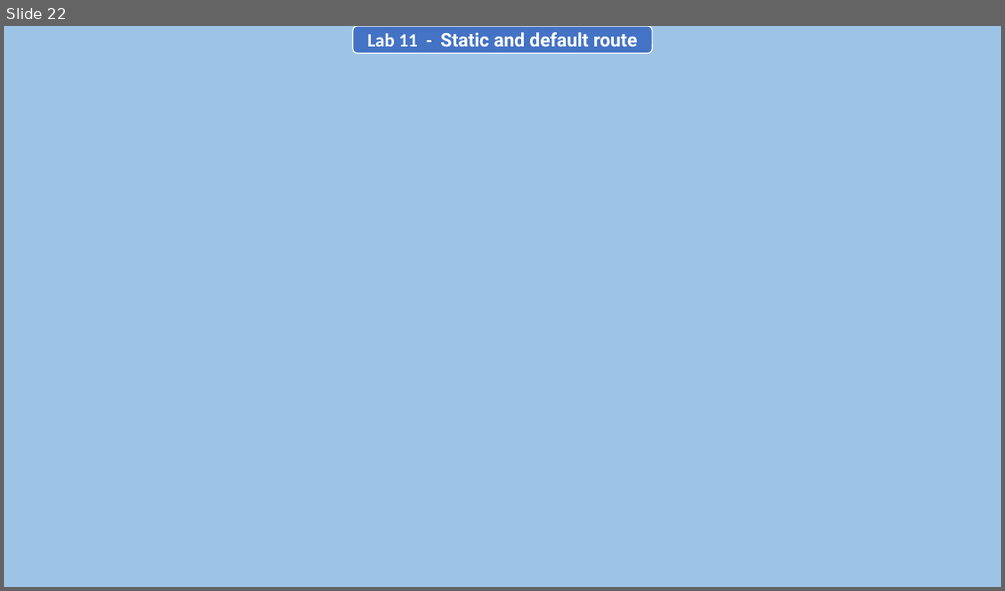
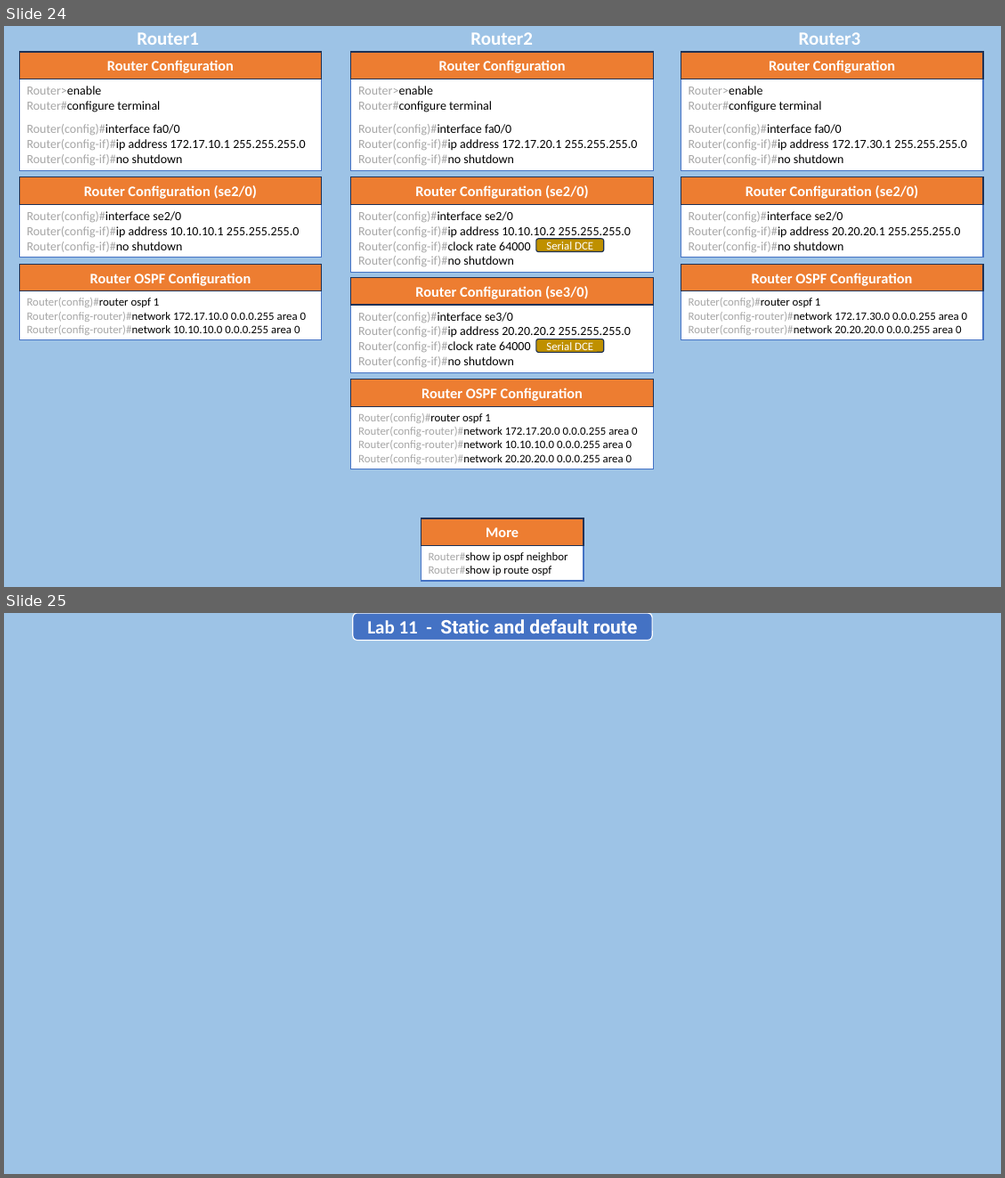
Before and after one commit to AntorPi314/MySave, a slide deck: Lab/Networking Lab/Final Assignment/Networking Lab (Final).pptx. Shown one above the other, each under a label of ours: slide 22 before the commit, slides 24 and 25 after it. The pictures are 1005x591 and 1005x1178 pixels, drawn with LibreOffice and Linux fonts; fonts in the diff are those of the drawing. Boxes give left, top, right and bottom in pixels: in the first picture for what was removed or moved away, otherwise in the second. Text is boxed around its words. In the diff, an @@ line names an element or a change of style, - is before the commit and + after.

Commit message:
networking lab upto 10

```diff
--- a/Lab/Networking Lab/Final Assignment/Networking Lab (Final).pptx
+++ b/Lab/Networking Lab/Final Assignment/Networking Lab (Final).pptx
@@ slide 24 added at [4, 26, 1001, 587], background #9DC3E6 @@
@@ rectangle added at [20, 52, 322, 79], fill #ED7D31, outline #1E3256 1 pt, 14 pt, text #FFFFFF, bold @@
+Router Configuration
@@ text added at [137, 32, 199, 45], 18 pt, text #FFFFFF, bold @@
+Router1
@@ rectangle added at [351, 52, 653, 79], fill #ED7D31, outline #1E3256 1 pt, 14 pt, text #FFFFFF, bold @@
+Router Configuration
@@ text added at [470, 32, 533, 45], 18 pt, text #FFFFFF, bold @@
+Router2
@@ rectangle added at [680, 52, 983, 79], fill #ED7D31, outline #1E3256 1 pt, 14 pt, text #FFFFFF, bold @@
+Router Configuration
@@ text added at [799, 32, 861, 45], 18 pt, text #FFFFFF, bold @@
+Router3
@@ rectangle added at [20, 79, 322, 170], fill #FFFFFF, outline #4472C4 1 pt, 12 pt, text #000000 @@
+Router>enable
+Router#configure terminal
+Router(config)#interface fa0/0
+Router(config-if)#ip address 172.17.10.1 255.255.255.0
+Router(config-if)#no shutdown
@@ rectangle added at [351, 79, 653, 170], fill #FFFFFF, outline #4472C4 1 pt, 12 pt, text #000000 @@
+Router>enable
+Router#configure terminal
+Router(config)#interface fa0/0
+Router(config-if)#ip address 172.17.20.1 255.255.255.0
+Router(config-if)#no shutdown
@@ rectangle added at [680, 79, 983, 170], fill #FFFFFF, outline #4472C4 1 pt, 12 pt, text #000000 @@
+Router>enable
+Router#configure terminal
+Router(config)#interface fa0/0
+Router(config-if)#ip address 172.17.30.1 255.255.255.0
+Router(config-if)#no shutdown
@@ rectangle added at [20, 177, 322, 204], fill #ED7D31, outline #1E3256 1 pt, 14 pt, text #FFFFFF, bold @@
+Router Configuration (se2/0)
@@ rectangle added at [351, 177, 653, 204], fill #ED7D31, outline #1E3256 1 pt, 14 pt, text #FFFFFF, bold @@
+Router Configuration (se2/0)
@@ rectangle added at [680, 177, 983, 204], fill #ED7D31, outline #1E3256 1 pt, 14 pt, text #FFFFFF, bold @@
+Router Configuration (se2/0)
@@ rectangle added at [20, 204, 322, 257], fill #FFFFFF, outline #4472C4 1 pt, 12 pt, text #000000 @@
+Router(config)#interface se2/0
+Router(config-if)#ip address 10.10.10.1 255.255.255.0
+Router(config-if)#no shutdown
@@ rectangle added at [351, 204, 653, 272], fill #FFFFFF, outline #4472C4 1 pt, 12 pt, text #000000 @@
+Router(config)#interface se2/0
+Router(config-if)#ip address 10.10.10.2 255.255.255.0
+Router(config-if)#clock rate 64000
+Router(config-if)#no shutdown
@@ rectangle added at [680, 204, 983, 257], fill #FFFFFF, outline #4472C4 1 pt, 12 pt, text #000000 @@
+Router(config)#interface se2/0
+Router(config-if)#ip address 20.20.20.1 255.255.255.0
+Router(config-if)#no shutdown
@@ rounded rectangle added at [536, 239, 604, 252], fill #BF9000, outline #1E3256 1 pt, 11 pt, text #FFFFFF @@
+Serial DCE
@@ rectangle added at [20, 264, 322, 290], fill #ED7D31, outline #1E3256 1 pt, 14 pt, text #FFFFFF, bold @@
+Router OSPF Configuration
@@ rectangle added at [680, 264, 983, 290], fill #ED7D31, outline #1E3256 1 pt, 14 pt, text #FFFFFF, bold @@
+Router OSPF Configuration
@@ rectangle added at [20, 290, 322, 340], fill #FFFFFF, outline #4472C4 1 pt, 11 pt, text #000000 @@
+Router(config)#router ospf 1
+Router(config-router)#network 172.17.10.0 0.0.0.255 area 0
+Router(config-router)#network 10.10.10.0 0.0.0.255 area 0
@@ rectangle added at [351, 277, 653, 305], fill #ED7D31, outline #1E3256 1 pt, 14 pt, text #FFFFFF, bold @@
+Router Configuration (se3/0)
@@ rectangle added at [680, 290, 983, 340], fill #FFFFFF, outline #4472C4 1 pt, 11 pt, text #000000 @@
+Router(config)#router ospf 1
+Router(config-router)#network 172.17.30.0 0.0.0.255 area 0
+Router(config-router)#network 20.20.20.0 0.0.0.255 area 0
@@ rectangle added at [351, 305, 653, 373], fill #FFFFFF, outline #4472C4 1 pt, 12 pt, text #000000 @@
+Router(config)#interface se3/0
+Router(config-if)#ip address 20.20.20.2 255.255.255.0
+Router(config-if)#clock rate 64000
+Router(config-if)#no shutdown
@@ rounded rectangle added at [536, 339, 604, 353], fill #BF9000, outline #1E3256 1 pt, 11 pt, text #FFFFFF @@
+Serial DCE
@@ rectangle added at [351, 379, 653, 406], fill #ED7D31, outline #1E3256 1 pt, 14 pt, text #FFFFFF, bold @@
+Router OSPF Configuration
@@ rectangle added at [351, 407, 653, 469], fill #FFFFFF, outline #4472C4 1 pt, 11 pt, text #000000 @@
+Router(config)#router ospf 1
+Router(config-router)#network 172.17.20.0 0.0.0.255 area 0
+Router(config-router)#network 10.10.10.0 0.0.0.255 area 0
+Router(config-router)#network 20.20.20.0 0.0.0.255 area 0
@@ rectangle added at [421, 518, 583, 545], fill #ED7D31, outline #1E3256 1 pt, 14 pt, text #FFFFFF, bold @@
+More
@@ rectangle added at [421, 546, 583, 580], fill #FFFFFF, outline #4472C4 1 pt, 11 pt, text #000000 @@
+Router#show ip ospf neighbor
+Router#show ip route ospf
@@ what was slide 22 is now slide 25 @@
```
Also in this commit, not shown: 1 slide changed, 2 other slides added, 3 other files.
